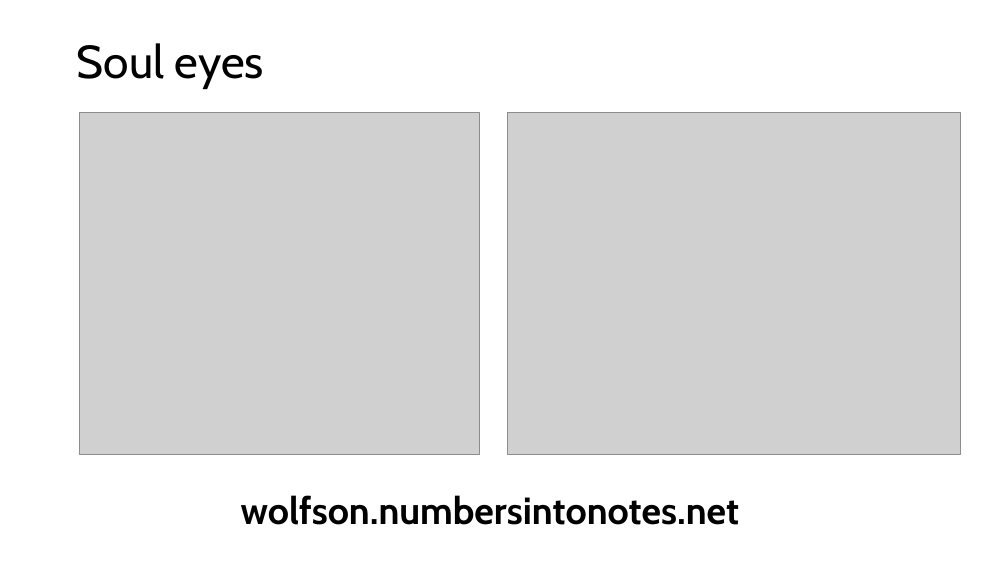
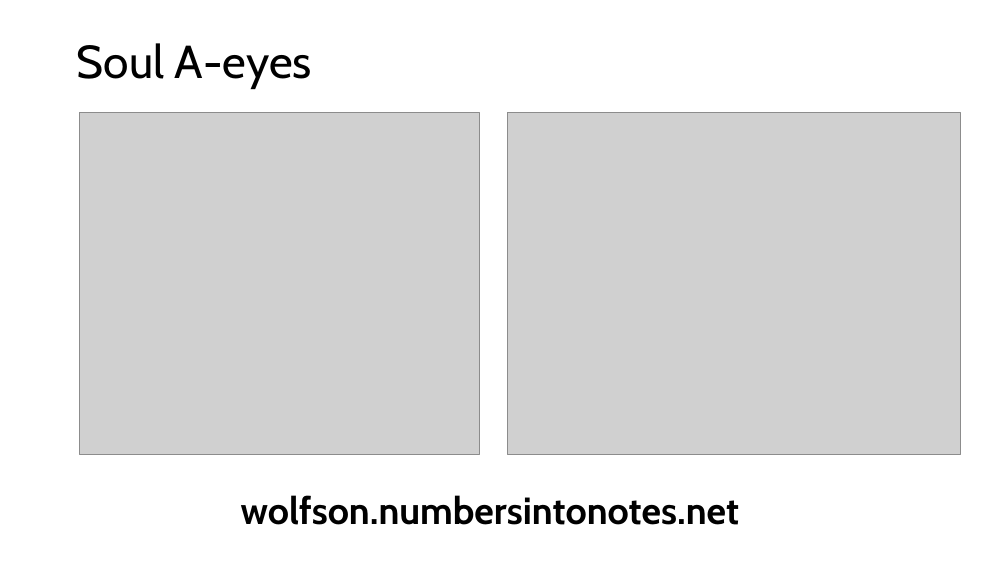
Before and after one commit to davidderoure/wolfson, a slide deck: slide 8 of docs/wolfson.pptx. Drawn at 1008x567 pixels with LibreOffice and Linux fonts; fonts in the diff are those of the drawing; grey boxes stand for pictures. Boxes give left, top, right and bottom in pixels: in the first picture for what was removed or moved away, otherwise in the second. Text is boxed around its words. In the diff, an @@ line names an element or a change of style, - is before the commit and + after.

```diff
--- a/docs/wolfson.pptx
+++ b/docs/wolfson.pptx
@@ title at [77,43,312,89]: text changed @@
-Soul eyes
+Soul A-eyes
```
Also in this commit, not shown: 4 other slides changed, 1 other file.
